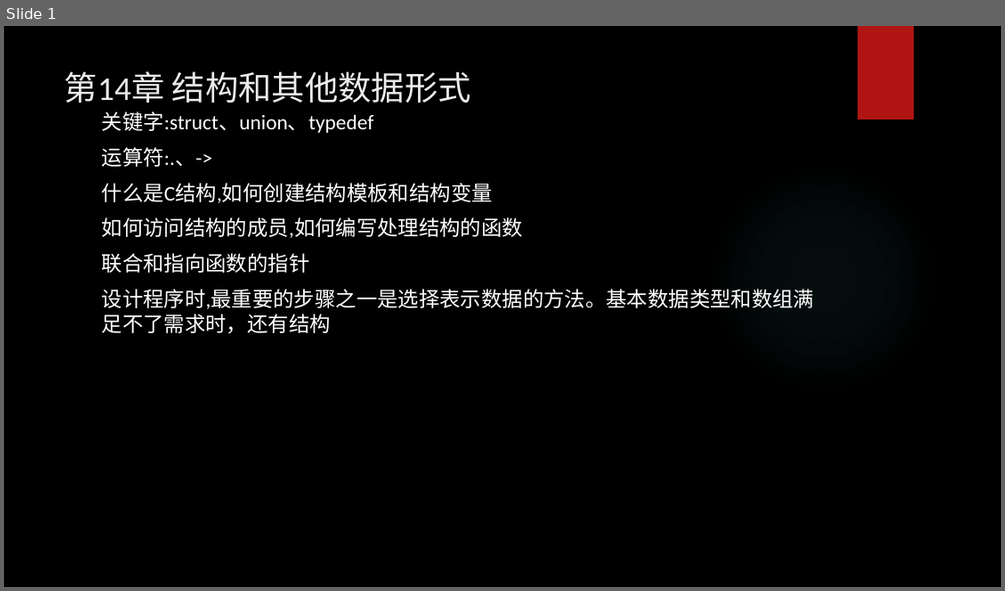
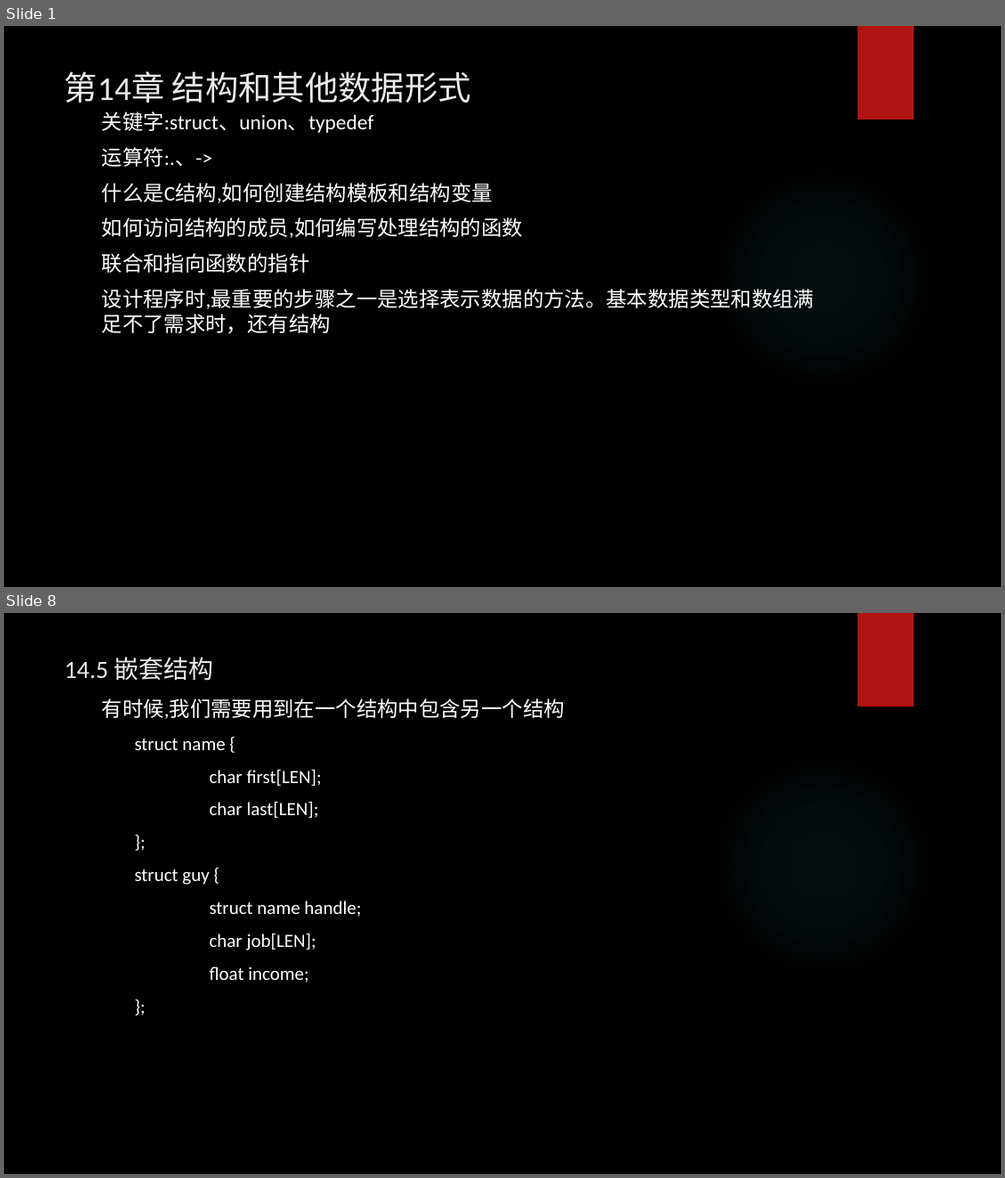
Before and after one commit to tsyin/c_ppt-code, a slide deck: PPT/14 结构和其他数据形式.pptx. Shown one above the other, each under a label of ours: slide 1 before the commit, slides 1 and 8 after it; the slides between them are not shown. The pictures are 1005x591 and 1005x1178 pixels, drawn with LibreOffice and Linux fonts; fonts in the diff are those of the drawing; background and template pictures are left out. Boxes give left, top, right and bottom in pixels: in the first picture for what was removed or moved away, otherwise in the second. Text is boxed around its words. In the diff, an @@ line names an element or a change of style, - is before the commit and + after.

```diff
--- a/PPT/14 结构和其他数据形式.pptx
+++ b/PPT/14 结构和其他数据形式.pptx
@@ slide 8 added at (4,613,1001,1174), background picture (left out); not listed: 2 template elements that a slide beside it also shows @@
@@ title added at (65,657,214,681), 24 pt, text #EBEBEB @@
+14.5 嵌套结构
@@ text added at (102,698,565,982), 18 pt, text #FFFFFF @@
+有时候,我们需要用到在一个结构中包含另一个结构
+  struct name {
+  char first[LEN];
+  char last[LEN];
+  };
+  struct guy {
+  struct name handle;
+  char job[LEN];
+  float income;
+  };
```
Also in this commit, not shown: 1 slide changed, 6 other slides added, 19 other files.
